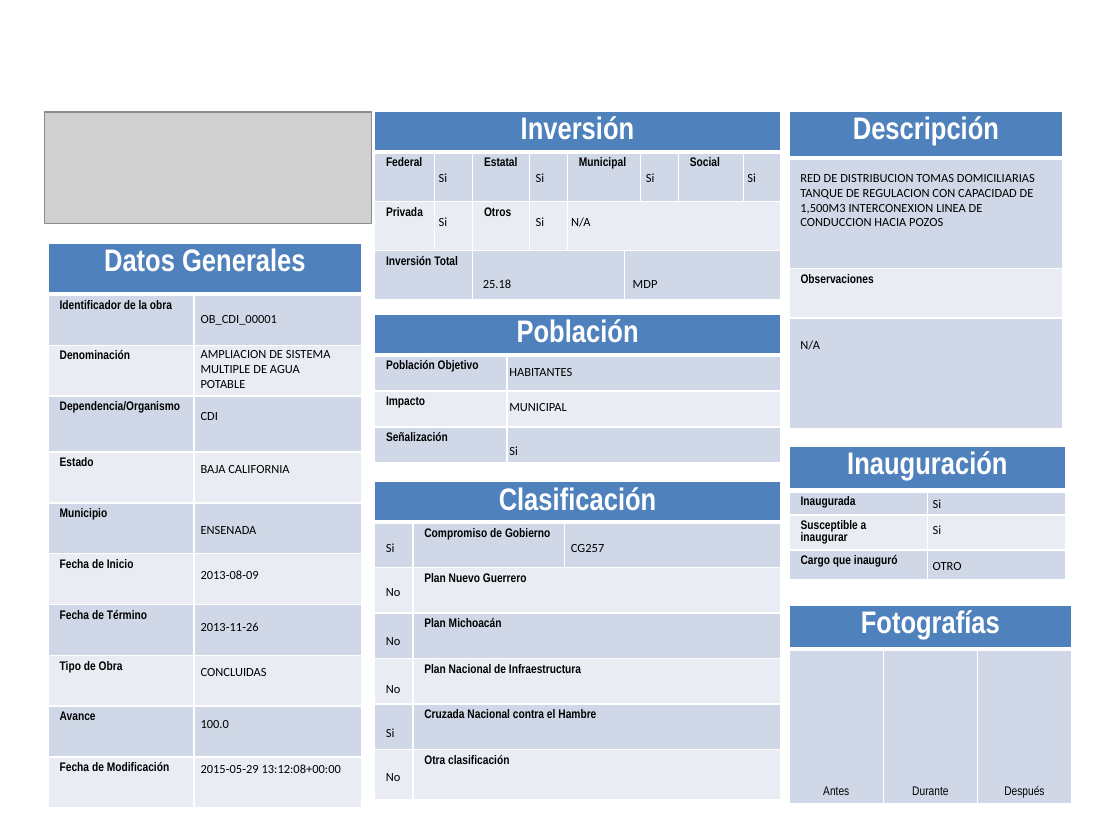
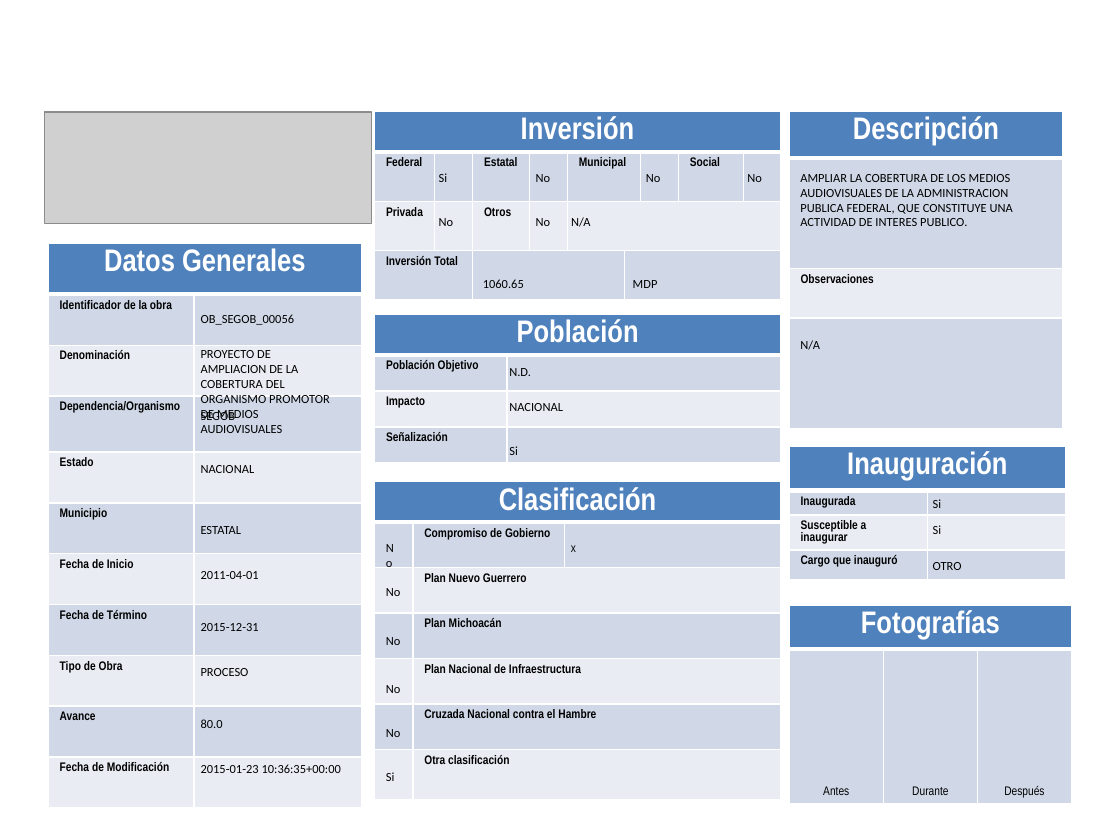
Before and after one commit to fpedro23/djangoObras, a slide deck: slide 1 of obras/static/ppt/ppt-generados/FichaTecnicaObras_1.pptx. Drawn at 1120x840 pixels with LibreOffice and Linux fonts; fonts in the diff are those of the drawing; grey boxes stand for pictures; background and template pictures are left out. Boxes give left, top, right and bottom in pixels: in the first picture for what was removed or moved away, otherwise in the second. Text is boxed around its words. In the diff, an @@ line names an element or a change of style, - is before the commit and + after.

```diff
--- a/obras/static/ppt/ppt-generados/FichaTecnicaObras_1.pptx
+++ b/obras/static/ppt/ppt-generados/FichaTecnicaObras_1.pptx
@@ text at bbox=[536, 174, 551, 182]: text changed @@
-Si
+No
@@ text at bbox=[646, 174, 661, 182]: text changed @@
-Si
+No
@@ text at bbox=[747, 174, 762, 182]: text changed @@
-Si
+No
@@ text at bbox=[800, 174, 1013, 226]: text changed @@
-RED DE DISTRIBUCION TOMAS DOMICILIARIAS TANQUE DE REGULACION CON CAPACIDAD DE 1,500M3 INTERCONEXION LINEA DE CONDUCCION HACIA POZOS
+AMPLIAR LA COBERTURA DE LOS MEDIOS AUDIOVISUALES DE LA ADMINISTRACION PUBLICA FEDERAL, QUE CONSTITUYE UNA ACTIVIDAD DE INTERES PUBLICO.
@@ text at bbox=[439, 218, 454, 226]: text changed @@
-Si
+No
@@ text at bbox=[536, 218, 551, 226]: text changed @@
-Si
+No
@@ text at bbox=[483, 279, 524, 288]: text changed @@
-25.18
+1060.65
@@ text at bbox=[201, 314, 295, 325]: text changed @@
-OB_CDI_00001
+OB_SEGOB_00056
@@ text at bbox=[201, 350, 330, 433]: text changed @@
-AMPLIACION DE SISTEMA MULTIPLE DE AGUA POTABLE
+PROYECTO DE AMPLIACION DE LA COBERTURA DEL ORGANISMO PROMOTOR DE MEDIOS AUDIOVISUALES
@@ text at bbox=[509, 368, 531, 376]: text changed @@
-HABITANTES
+N.D.
@@ text at bbox=[201, 410, 236, 420]: text changed @@
-CDI
+SEGOB
@@ text at bbox=[509, 403, 563, 411]: text changed @@
-MUNICIPAL
+NACIONAL
@@ text at bbox=[201, 465, 255, 473]: text changed @@
-BAJA CALIFORNIA
+NACIONAL
@@ text at bbox=[201, 526, 242, 534]: text changed @@
-ENSENADA
+ESTATAL
@@ text at bbox=[571, 545, 576, 552]: text changed; font Calibri to Arial Narrow @@
-CG257
+x
@@ text at bbox=[201, 571, 259, 579]: text changed @@
-2013-08-09
+2011-04-01
@@ text at bbox=[386, 588, 401, 596]: text changed @@
-Si
+No
@@ text at bbox=[201, 623, 259, 631]: text changed @@
-2013-11-26
+2015-12-31
@@ text at bbox=[201, 668, 249, 676]: text changed @@
-CONCLUIDAS
+PROCESO
@@ text at bbox=[201, 719, 223, 728]: text changed @@
-100.0
+80.0
@@ text "No": place and size @@
-text "No" at bbox=[386, 773, 401, 781]
+text "No" at bbox=[386, 729, 401, 737]
@@ text at bbox=[201, 764, 341, 773]: text changed @@
-2015-05-29 13:12:08+00:00
+2015-01-23 10:36:35+00:00
@@ text "Si": place and size @@
-text "Si" at bbox=[386, 728, 395, 737]
+text "Si" at bbox=[386, 772, 395, 781]
```
Also in this commit, not shown: 3 other files.
